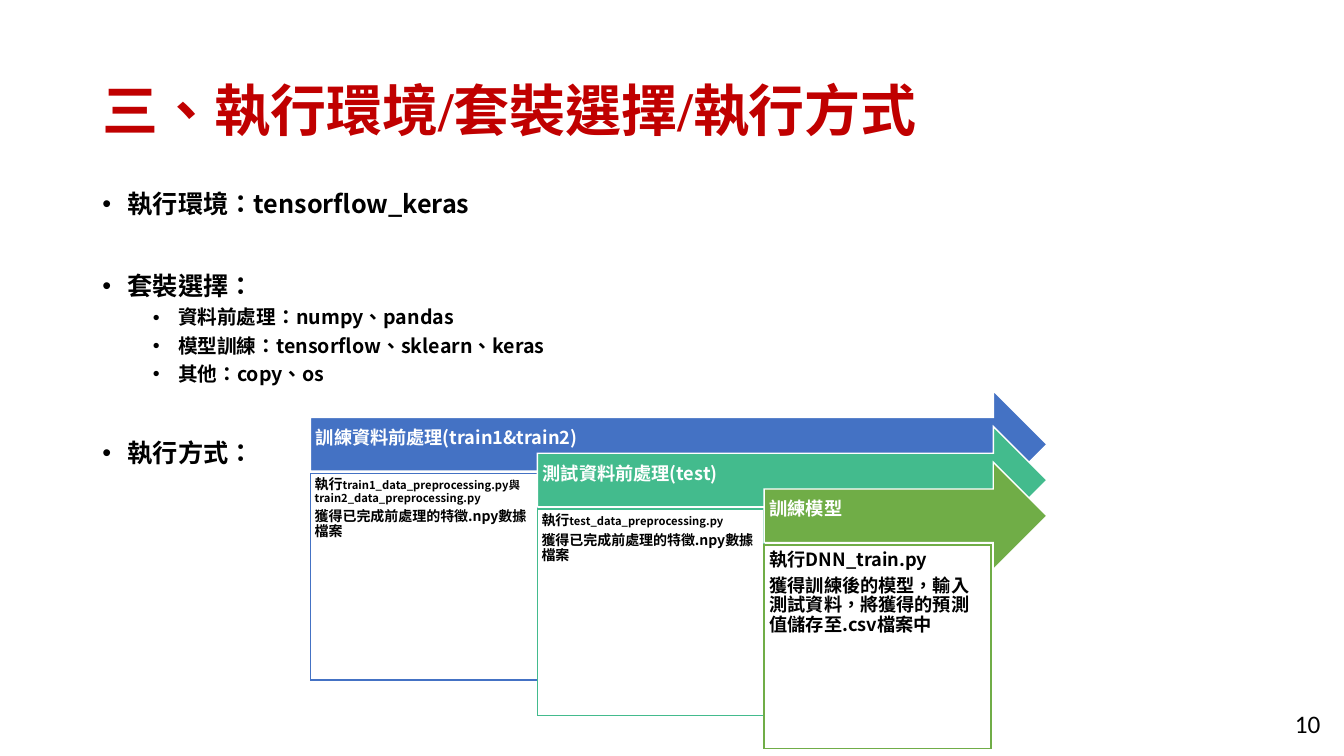
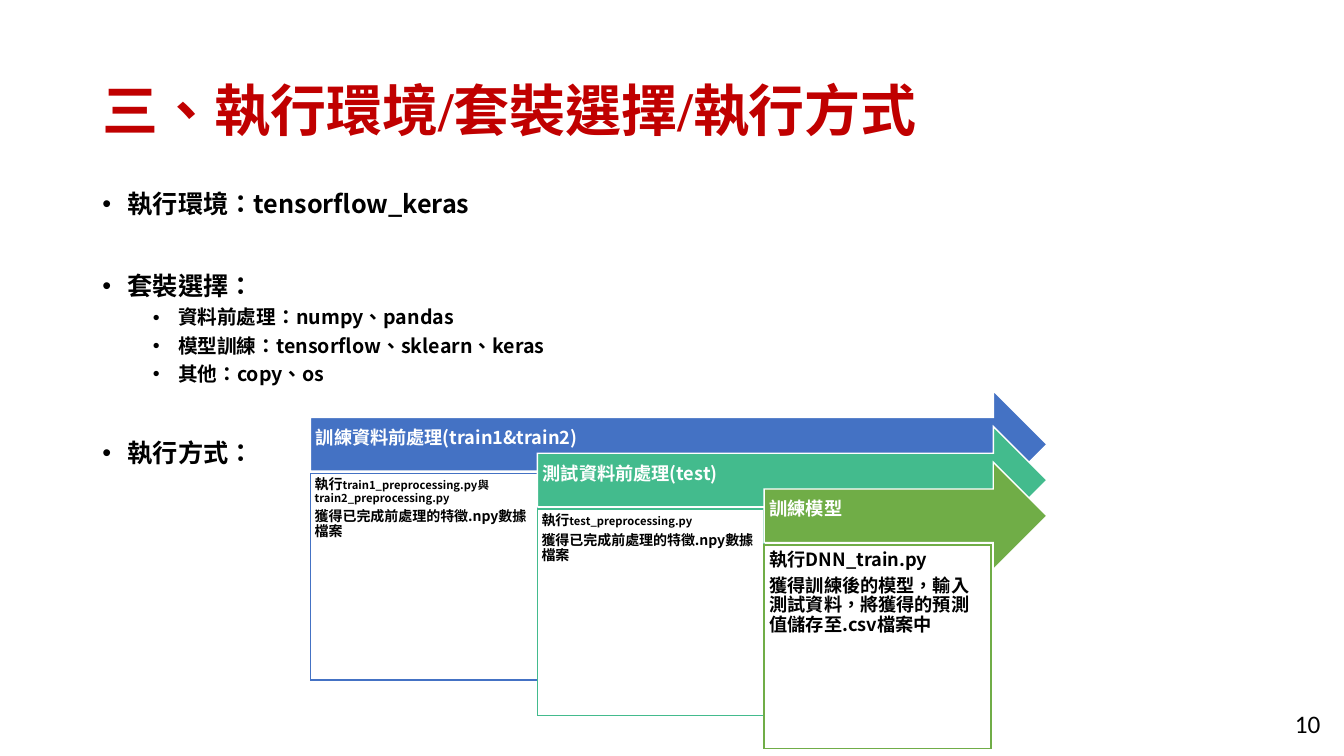
Before and after one commit to FuJasmine/imbd2022final, a slide deck: slide 10 of imbd2022final-ProjectB/111052_projectB_report.pptx. Drawn at 1344x756 pixels with LibreOffice and Linux fonts; fonts in the diff are those of the drawing. Boxes give left, top, right and bottom in pixels: in the first picture for what was removed or moved away, otherwise in the second. Text is boxed around its words. In the diff, an @@ line names an element or a change of style, - is before the commit and + after.

```diff
--- a/imbd2022final-ProjectB/111052_projectB_report.pptx
+++ b/imbd2022final-ProjectB/111052_projectB_report.pptx
@@ text at bbox=[315, 477, 489, 505]: text changed @@
-執行train1_data_preprocessing.py與train2_data_preprocessing.py
+執行train1_preprocessing.py與train2_preprocessing.py
@@ text at bbox=[542, 513, 692, 528]: text changed @@
-執行test_data_preprocessing.py
+執行test_preprocessing.py
```
Also in this commit, not shown: 2 other files.
